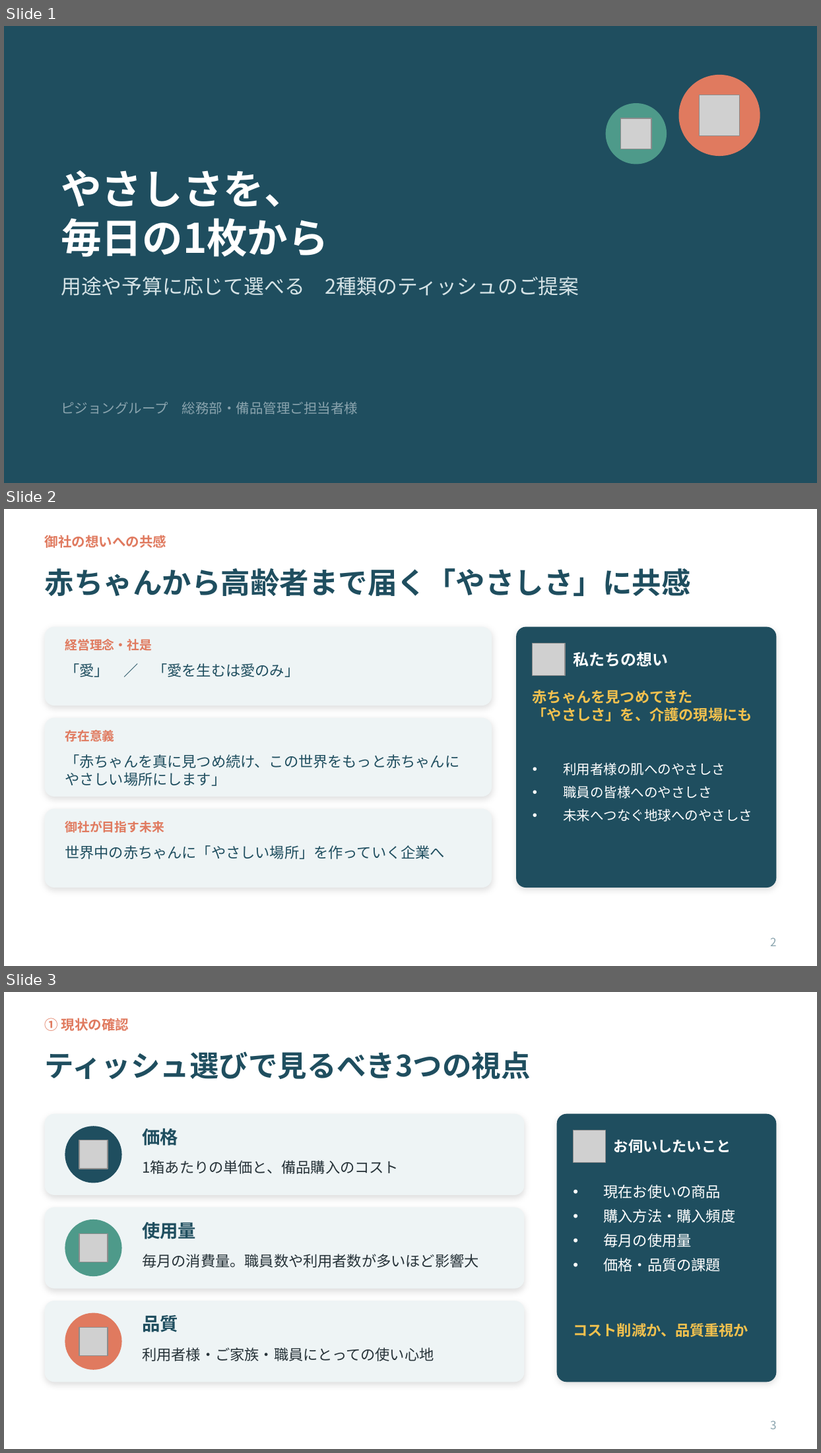
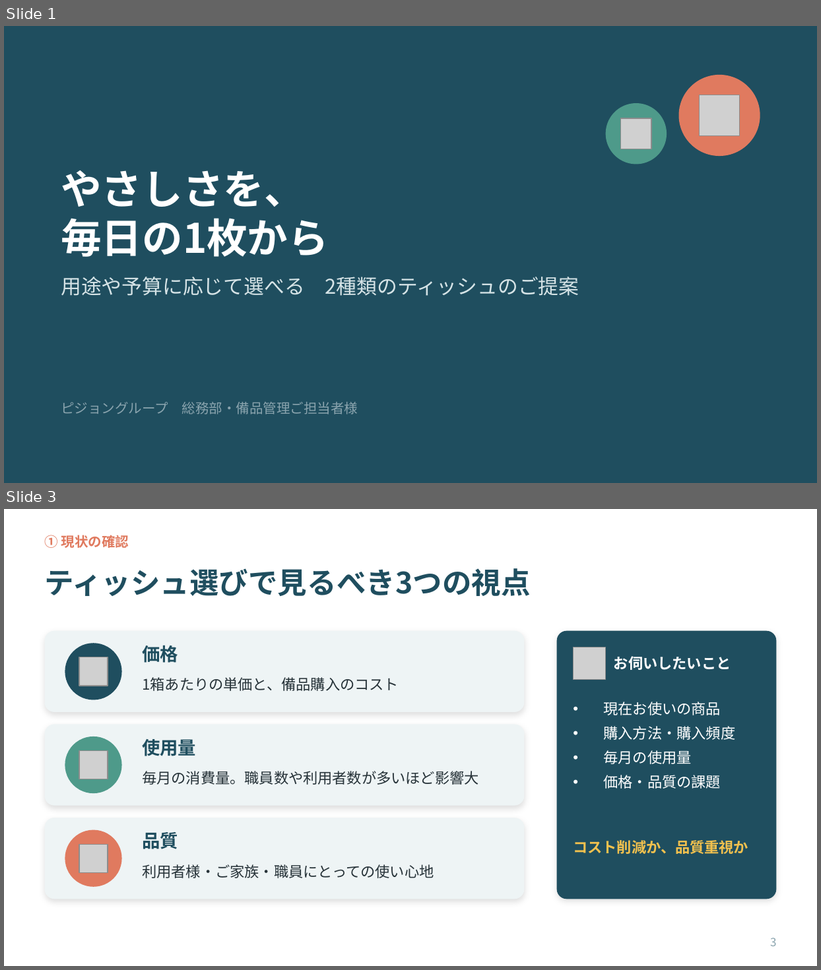
Before and after one commit to ha19870907-a11y/turbo-disco, a slide deck: tissue_sales_roleplay.pptx. Shown one above the other, each under a label of ours: slides 1, 2 and 3 before the commit, slides 1 and 3 after it; the slides between them are not shown. The pictures are 821x1453 and 821x970 pixels, drawn with LibreOffice and Linux fonts; fonts in the diff are those of the drawing; grey boxes stand for pictures. Boxes give left, top, right and bottom in pixels: in the first picture for what was removed or moved away, otherwise in the second. Text is boxed around its words. In the diff, an @@ line names an element or a change of style, - is before the commit and + after.

```diff
--- a/tissue_sales_roleplay.pptx
+++ b/tissue_sales_roleplay.pptx
@@ slide 2 removed at box(4, 509, 817, 966), background #FFFFFF @@
@@ text removed at box(45, 535, 167, 548) @@
-御社の想いへの共感
@@ title removed at box(45, 568, 691, 596) @@
-赤ちゃんから高齢者まで届く「やさしさ」に共感
@@ rounded rectangle removed at box(45, 627, 492, 706) @@
@@ rounded rectangle removed at box(516, 627, 776, 888) @@
@@ text removed at box(65, 639, 152, 651) @@
-経営理念・社是
@@ picture removed at box(533, 643, 565, 676) @@
@@ text removed at box(65, 663, 299, 677) @@
-「愛」 ／ 「愛を生むは愛のみ」
@@ text removed at box(573, 652, 668, 667) @@
-私たちの想い
@@ text removed at box(533, 690, 752, 722) @@
-赤ちゃんを見つめてきた
-「やさしさ」を、介護の現場にも
@@ rounded rectangle removed at box(45, 718, 492, 797) @@
@@ text removed at box(65, 730, 114, 742) @@
-存在意義
@@ text removed at box(65, 755, 459, 786) @@
-「赤ちゃんを真に見つめ続け、この世界をもっと赤ちゃんにやさしい場所にします」
@@ text removed at box(563, 762, 752, 822) @@
-• 利用者様の肌へのやさしさ
-• 職員の皆様へのやさしさ
-• 未来へつなぐ地球へのやさしさ
@@ rounded rectangle removed at box(45, 809, 492, 888) @@
@@ text removed at box(65, 821, 164, 833) @@
-御社が目指す未来
@@ text removed at box(65, 846, 445, 859) @@
-世界中の赤ちゃんに「やさしい場所」を作っていく企業へ
@@ page number removed at box(770, 938, 777, 947) @@
-2
```
Also in this commit, not shown: 1 slide changed, 1 slide added.
